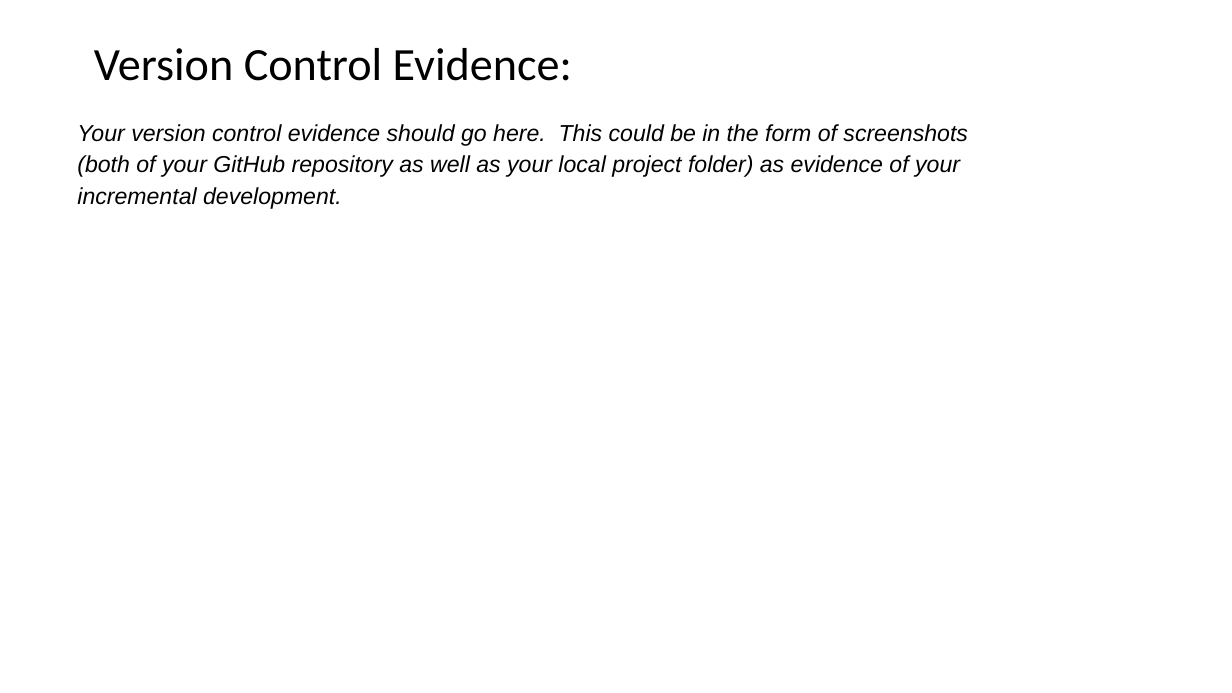
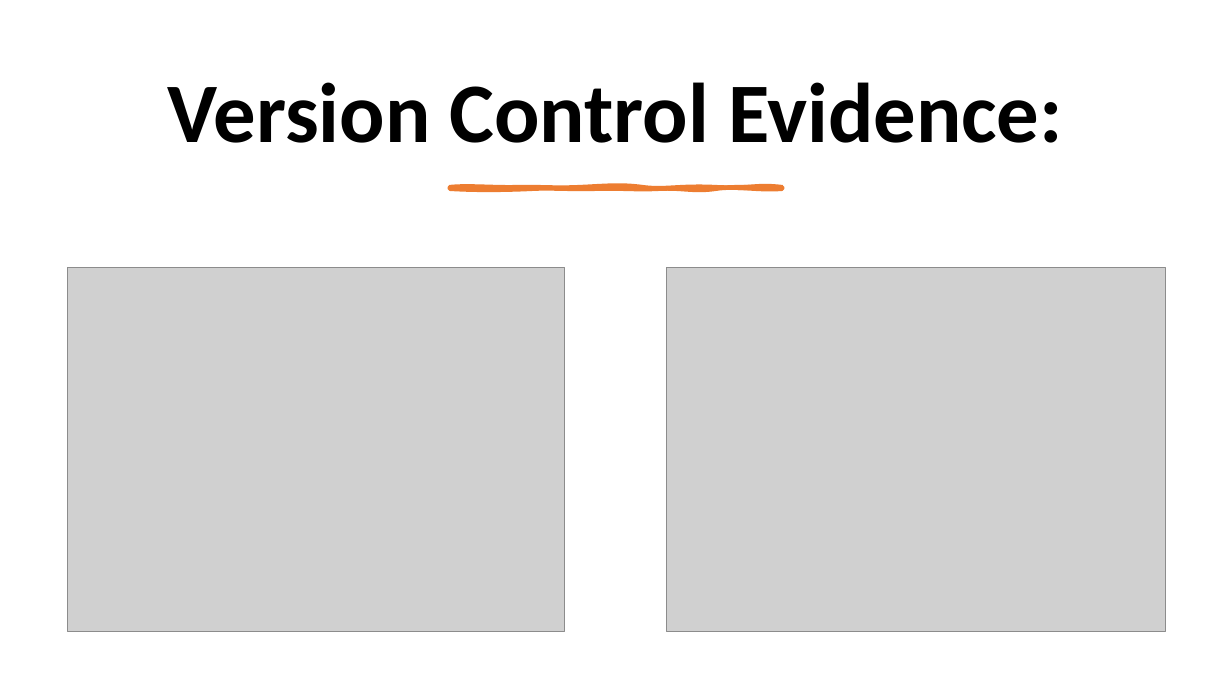
Before and after one commit to peter123321123321/Monster-Cards-Internal, a slide deck: slide 28 of 2.7 and 2.8 Documentation Template.pptx. Drawn at 1232x693 pixels with LibreOffice and Linux fonts; fonts in the diff are those of the drawing; grey boxes stand for pictures. Boxes give left, top, right and bottom in pixels: in the first picture for what was removed or moved away, otherwise in the second. Text is boxed around its words. In the diff, an @@ line names an element or a change of style, - is before the commit and + after.

```diff
--- a/2.7 and 2.8 Documentation Template.pptx
+++ b/2.7 and 2.8 Documentation Template.pptx
@@ title "Version Control Evidence:": place and size @@
-title "Version Control Evidence:" at box(94, 48, 572, 81)
+title "Version Control Evidence:" at box(168, 82, 1063, 143)
@@ title "Version Control Evidence:" at box(168, 82, 1063, 143): size 36 to 66 pt, bold on; alignment left to centre @@
@@ text removed at box(77, 124, 967, 209) @@
-Your version control evidence should go here. This could be in the form of screenshots (both of your GitHub repository as well as your local project folder) as evidence of your incremental development.
@@ freeform shape added at box(450, 187, 783, 189), fill #ED7D31, outline #ED7D31 3.25 pt @@
@@ picture added at box(67, 267, 565, 631) @@
@@ picture added at box(666, 267, 1165, 631) @@
```
Also in this commit, not shown: 9 other slides changed, 2 slides added, 1 slide removed, 5 other files.
